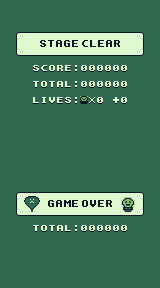
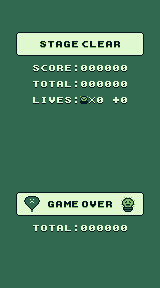
Two versions of the same layered image (160x288). Layer-by-layer changes:
added layer "StageClearText" in group "StageClear" over [40, 40, 120, 48]
hid "StageText" over [40, 40, 78, 48]
hid "ClearText" over [82, 40, 120, 48]
added layer "GameOverText2" in group "GameOver" over [48, 200, 112, 208]
hid "GameOverText" over [48, 200, 112, 208]
